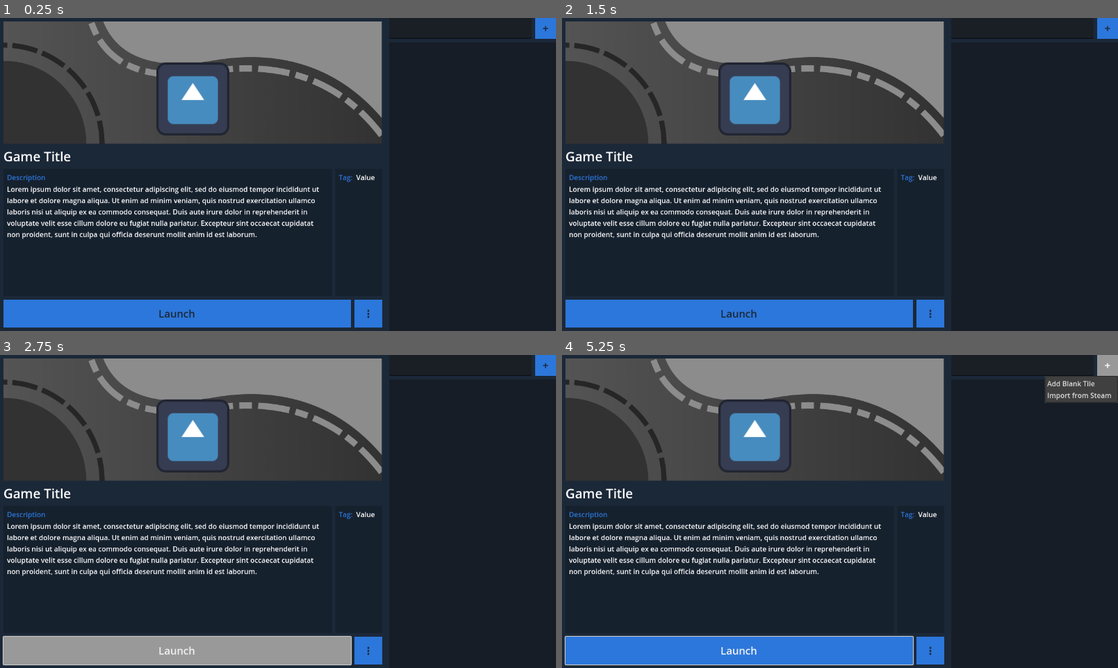
Above: before the commit, frames 1-4 (two rows, left to right).
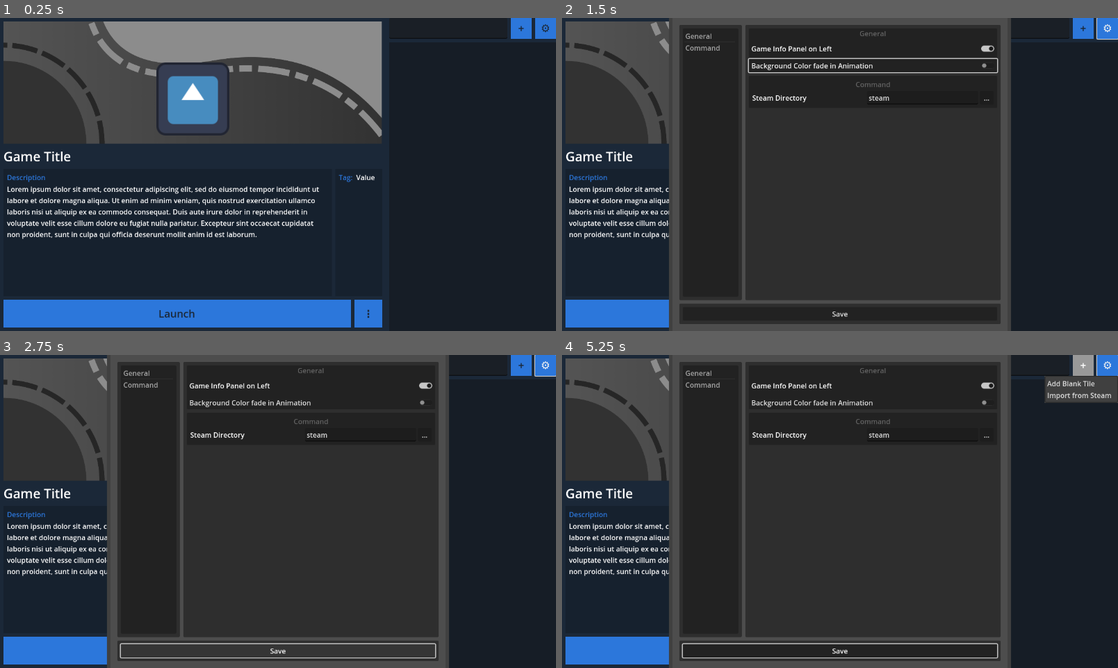
Above: after the commit, the same moments.

Repository: licorice45/Mashkun-Launcher
Game: Godot game, scene res://scenes/launcher.tscn
The game is run twice, just before and just after one commit, with the same random seed, the same clock (stepped at 60 frames per second) and the same inputs. The engine's default icon, where the game draws it, is replaced by a stand-in: a white triangle on a blue panel in a dark square.
Inputs (mouse positions are in pixels of both pictures, inside the frame that each line leads up to):
- Up to frame 1 (0.25 s): no input
- Up to frame 2 (1.5 s): click (1106, 27) at 0.5 s, where only the run after the commit has a clickable "⚙"; click (873, 64) at 1.25 s, where only the run after the commit has a clickable "Background Color fade in Anim…"
- Up to frame 3 (2.75 s): click "Launch" (after the commit: "Save") at 2 s
- Up to frame 4 (5.25 s): click "Launch" at 2.75 s; click "Launch" at 3.5 s; click "⋮" at 4.25 s; click "+" at 5 s

The runs differ from the first frame. In frame 1, 0.3% of the frame differs, in the area x 91-99%, y 0-7%; in frame 2, 25%; in frame 3, 27%, in the area x 0-100%, y 0-100%; in frame 4, 26%.
Error before the commit: Invalid access to property or key 'command' on a base object of type 'Nil'. (res://scenes/launcher.gd:211)

Commit message:
added settings

Diff:
--- a/project.godot
+++ b/project.godot
@@ -14,6 +14,10 @@
 run/main_scene="res://scenes/launcher.tscn"
 config/features=PackedStringArray("4.2", "GL Compatibility")
 config/icon="res://icon.svg"
+
+[autoload]
+
+UserSettings="*res://user_settings.gd"
 
 [display]
 
--- a/scenes/launcher.gd
+++ b/scenes/launcher.gd
@@ -10,6 +10,15 @@
 	reload_data()
 	$Split/Preview/Container/Buttons/Menu.get_popup().id_pressed.connect(self.btn_context_id_pressed)
 	$Split/TilesList/Menu/BtnAdd.get_popup().id_pressed.connect(self.btn_add_id_pressed)
+	reload_settings()
+
+func reload_settings():
+	await UserSettings.load_settings()
+	if UserSettings.panel_on_left == true:
+		$Split.move_child($Split/Preview, 0)
+	else:
+		$Split.move_child($Split/Preview, 1)
+
 
 func reload_data(): # Reloads all tiles and loads their metadata
 	var img = Image.new()
@@ -135,8 +144,10 @@
 	save_reorder()
 
 func reload_theme():
-	var tween = get_tree().create_tween()
-	tween.tween_property($Background, "color", Color(current_tile.metadata["color"][0]), 0.5)
+	if UserSettings.color_fade == true:
+		get_tree().create_tween().tween_property($Background, "color", Color(current_tile.metadata["color"][0]), 0.5)
+	else:
+		$Background.color = Color(current_tile.metadata["color"][0])
 
 	$Split/Preview/Container/Name.add_theme_color_override("font_color", current_tile.metadata["color"][2])
 	$Split/Preview/Container/Data/Description/Margin/Container/Scroll/Description.add_theme_color_override("font_color", current_tile.metadata["color"][2])
@@ -208,8 +219,8 @@
 
 
 func _on_button_pressed():
-	if current_tile["command"] == "steam" && OS.get_name() == "Windows":
-		current_tile["command"] = "C:/Program Files (x86)/Steam/steam.exe"
+	if current_tile["command"] == "steam":
+		current_tile["command"] = UserSettings.windows_steam_directory
 	OS.create_process(current_tile["command"], current_tile["arguments"])
 	print("Attempting to launching: " + current_tile["command"] + " " + str(current_tile["arguments"]))
 	$AudioStreamPlayer.stream = load("res://assets/sfx/confirmation.ogg")
@@ -221,6 +232,8 @@
 			var dialog = load("res://scenes/dialogs/metadata_editor.tscn").instantiate()
 			dialog.namer = current_tile.metadata["name"]
 			dialog.filename = current_tile.filename
+			if current_tile.metadata.has("description"):
+				dialog.description = current_tile.metadata["description"]
 			if current_tile.metadata.has("tags"):
 				dialog.tags = {}
 				if current_tile.metadata["tags"].has("genre"):
--- a/scenes/launcher.tscn
+++ b/scenes/launcher.tscn
@@ -207,7 +207,6 @@
 popup/item_1/id = 1
 
 [node name="BtnSettings" type="Button" parent="Split/TilesList/Menu"]
-visible = false
 custom_minimum_size = Vector2(48, 48)
 layout_mode = 2
 theme = ExtResource("4_ic76o")
--- /dev/null
+++ b/scenes/settings.gd
@@ -0,0 +1,22 @@
+extends Window
+
+func _ready():
+	$Margin/Container/Settings/PanelContainer/Scroll/Margin/Container/General/Margin/Container/BtnPanelRight.button_pressed = UserSettings.panel_on_left
+	$Margin/Container/Settings/PanelContainer/Scroll/Margin/Container/General/Margin/Container/BtnColorFade.button_pressed = UserSettings.color_fade
+	$Margin/Container/Settings/PanelContainer/Scroll/Margin/Container/Command/Margin/Container/SteamDirectory/Input.text = UserSettings.windows_steam_directory
+
+
+func _on_close_requested():
+	$".".queue_free()
+
+
+
+func _on_button_pressed():
+	var results = {
+	"panel_on_left": $Margin/Container/Settings/PanelContainer/Scroll/Margin/Container/General/Margin/Container/BtnPanelRight.button_pressed,
+	"color_fade": $Margin/Container/Settings/PanelContainer/Scroll/Margin/Container/General/Margin/Container/BtnColorFade.button_pressed,
+	"windows_steam_directory": $Margin/Container/Settings/PanelContainer/Scroll/Margin/Container/Command/Margin/Container/SteamDirectory/Input.text
+	}
+
+	await UserSettings.save_settings(results)
+	get_tree().get_root().get_node("Launcher").reload_settings()
--- a/scenes/settings.tscn
+++ b/scenes/settings.tscn
@@ -1,10 +1,13 @@
-[gd_scene format=3 uid="uid://o46e1pk8uo4k"]
+[gd_scene load_steps=2 format=3 uid="uid://o46e1pk8uo4k"]
+
+[ext_resource type="Script" path="res://scenes/settings.gd" id="1_ckpmq"]
 
 [node name="Window" type="Window"]
 title = "Settings"
 initial_position = 2
 size = Vector2i(772, 720)
 min_size = Vector2i(772, 480)
+script = ExtResource("1_ckpmq")
 
 [node name="Margin" type="MarginContainer" parent="."]
 anchors_preset = 15
@@ -88,7 +91,7 @@
 button_pressed = true
 text = "Game Info Panel on Left"
 
-[node name="CheckButton" type="CheckButton" parent="Margin/Container/Settings/PanelContainer/Scroll/Margin/Container/General/Margin/Container"]
+[node name="BtnColorFade" type="CheckButton" parent="Margin/Container/Settings/PanelContainer/Scroll/Margin/Container/General/Margin/Container"]
 layout_mode = 2
 button_pressed = true
 text = "Background Color fade in Animation"
@@ -146,3 +149,6 @@
 layout_mode = 2
 focus_neighbor_top = NodePath("../../../Settings/PanelContainer/Scroll/Margin/Container/General/Margin/Container/BtnPanelRight")
 text = "Save"
+
+[connection signal="close_requested" from="." to="." method="_on_close_requested"]
+[connection signal="pressed" from="Margin/Container/Save/Margin/Button" to="." method="_on_button_pressed"]
--- /dev/null
+++ b/user_settings.gd
@@ -0,0 +1,45 @@
+extends Node
+
+var panel_on_left
+var color_fade
+var windows_steam_directory
+
+var defaults = {
+	"panel_on_left": true,
+	"color_fade": true,
+	"windows_steam_directory": "steam"
+}
+
+func _ready():
+	var steam
+	if OS.get_name() == "Windows":
+		steam = "C:/Program Files (x86)/Steam/steam.exe"
+	else:
+		steam = "steam"
+
+	defaults.merge({"windows_steam_directory": steam})
+
+
+func load_settings():
+	if FileAccess.file_exists("user://settings.json"):
+		var data = JSON.parse_string(FileAccess.get_file_as_string("user://settings.json"))
+		panel_on_left = data["panel_on_left"]
+		color_fade = data["color_fade"]
+		windows_steam_directory = data["windows_steam_directory"]
+	else:
+		save_settings(defaults)
+		load_settings()
+
+func save_settings(data):
+	if data["windows_steam_directory"] == "steam" && OS.get_name() == "Windows":
+		data["windows_steam_directory"] = "C:/Program Files (x86)/Steam/steam.exe"
+
+	var export_metadata = "{
+	\"panel_on_left\": "+ str(data["panel_on_left"]) +",
+	\"color_fade\": "+ str(data["color_fade"]) +",
+	\"windows_steam_directory\": \""+ data["windows_steam_directory"] +"\"
+}"
+	var metadata = FileAccess.open("user://settings.json", FileAccess.WRITE)
+	for line in export_metadata.split("\n"):
+		metadata.store_line(line)
+	metadata.close()
